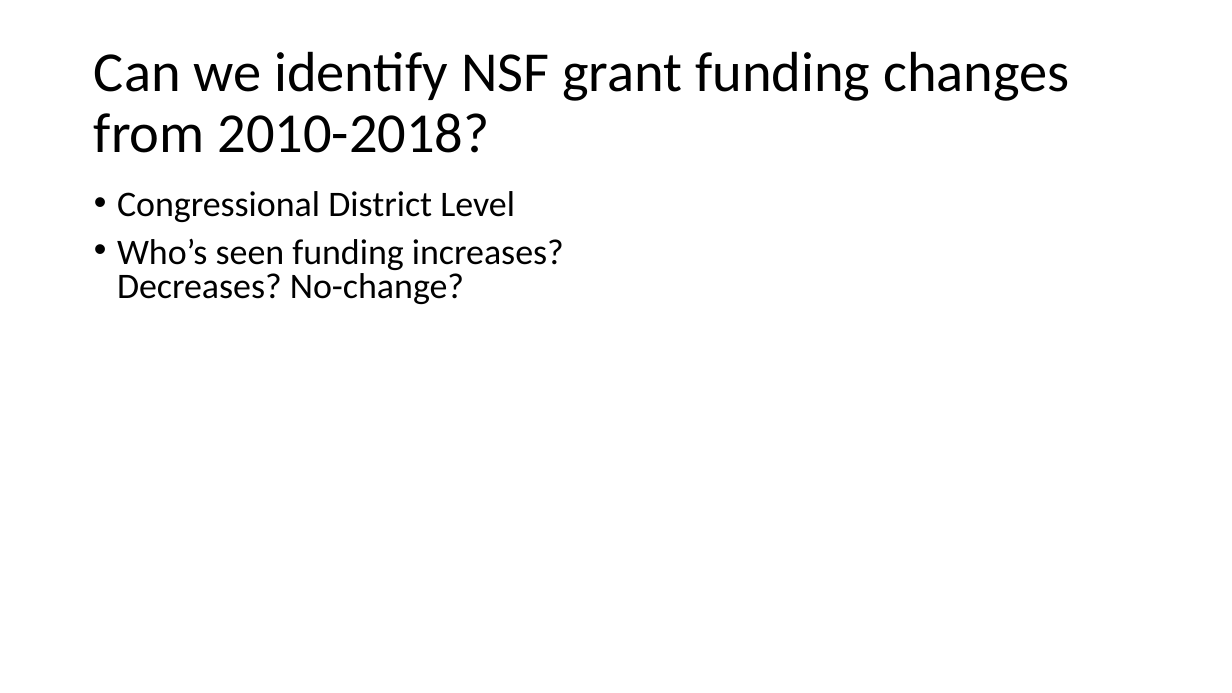
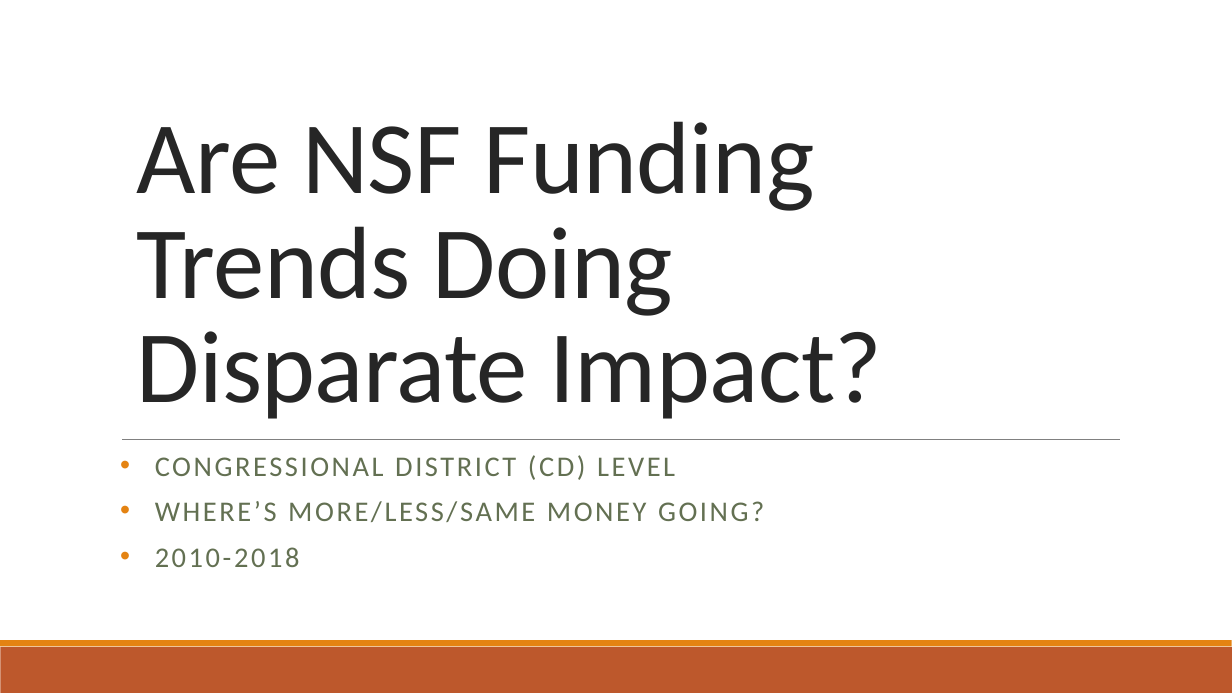
Before and after one commit to lobodemonte/big-data-for-public-policy, a slide deck: slide 2 of final/presentation.pptx. Drawn at 1232x693 pixels with LibreOffice and Linux fonts; fonts in the diff are those of the drawing. Boxes give left, top, right and bottom in pixels: in the first picture for what was removed or moved away, otherwise in the second. Text is boxed around its words. In the diff, an @@ line names an element or a change of style, - is before the commit and + after.

```diff
--- a/final/presentation.pptx
+++ b/final/presentation.pptx
@@ title "Are NSF Funding Trends Doing ..." at [137, 121, 883, 419]: vertical alignment middle to bottom @@
@@ title at [137, 121, 883, 419]: text changed; size 44 to 80 pt; text colour #000000 to #262626 @@
-Can we identify NSF grant funding changes from 2010-2018?
+Are NSF Funding Trends Doing Disparate Impact?
@@ line added from (122, 439) to (1120, 439), #808080 0.5 pt @@
@@ text at [155, 455, 764, 567]: text changed; size 28 to 22.2 pt; text colour #000000 to #637052 @@
-• Congressional District Level
-• Who’s seen funding increases? Decreases? No-change?
+• CONGRESSIONAL DISTRICT (CD) LEVEL
+• WHERE’S MORE/LESS/SAME MONEY GOING?
+• 2010-2018
@@ rectangle added at [0, 647, 1232, 693], fill #BD582C @@
@@ rectangle added at [0, 640, 1232, 647], fill #E48312 @@
```
Also in this commit, not shown: 10 other slides changed, 3 slides added, 3 slides removed, 1 other file.
